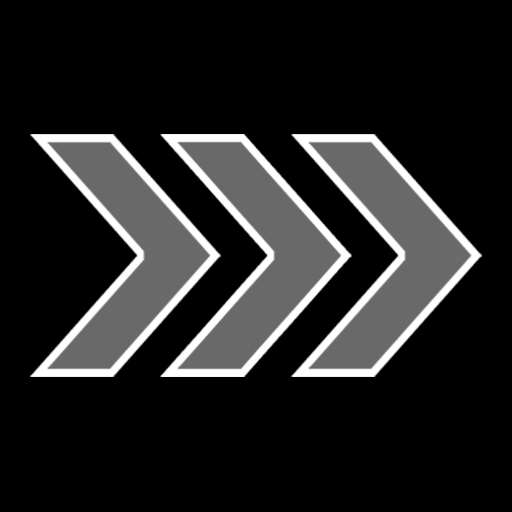
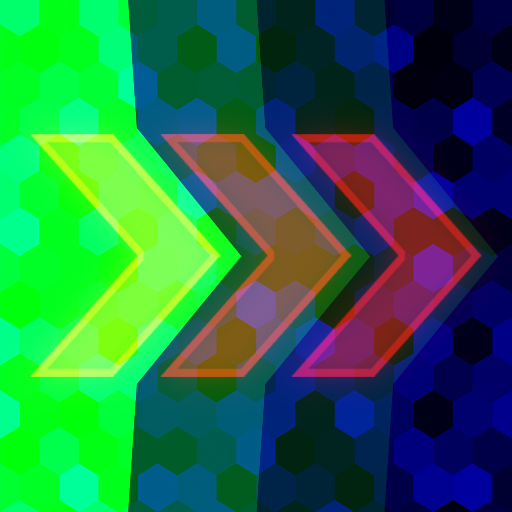
The second 512 x 512 image is a revision of the first. Changes to its layers:
added layer "图层 4" above "图层 1" over [0, 0, 512, 512]
hid "图层 1", opacity 100% → 54% over [30, 134, 482, 377]
hid "图层 2 拷贝", opacity 41% → 38% over [30, 134, 482, 377]
added layer "图层 5" above "Noise_2" over [0, 0, 512, 512]
